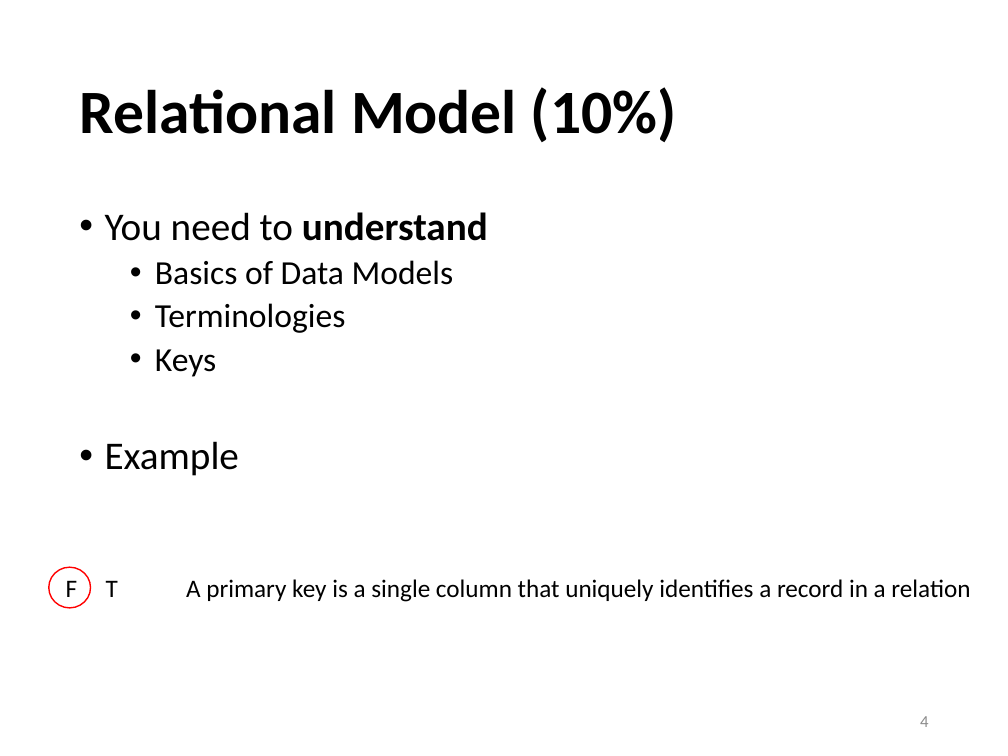
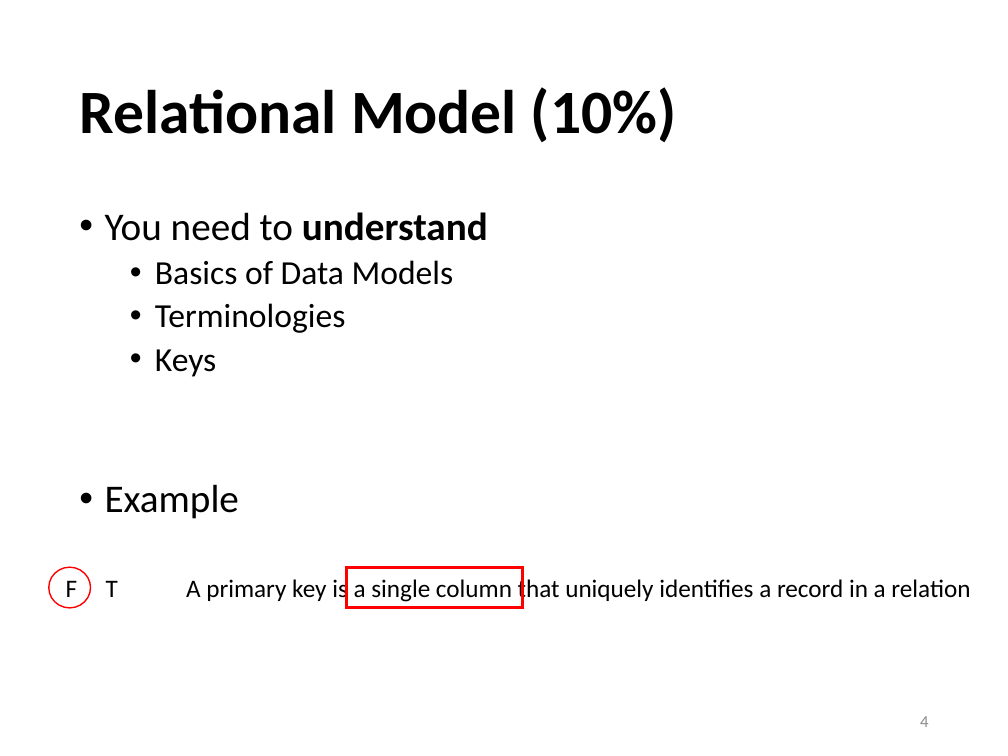
Before and after one commit to sfu-db/cmpt354, a slide deck: slide 4 of Lectures/midterm.pptx. Drawn at 1008x756 pixels with LibreOffice and Linux fonts; fonts in the diff are those of the drawing. Boxes give left, top, right and bottom in pixels: in the first picture for what was removed or moved away, otherwise in the second. Text is boxed around its words. In the diff, an @@ line names an element or a change of style, - is before the commit and + after.

```diff
--- a/Lectures/midterm.pptx
+++ b/Lectures/midterm.pptx
@@ text "You need to understand" rewrapped from (105, 212, 488, 476) to (105, 212, 488, 519) @@
@@ rectangle added at (347, 568, 522, 608), outline #FF0000 2.25 pt @@
```
Also in this commit, not shown: 2 other slides changed, 1 other file.
